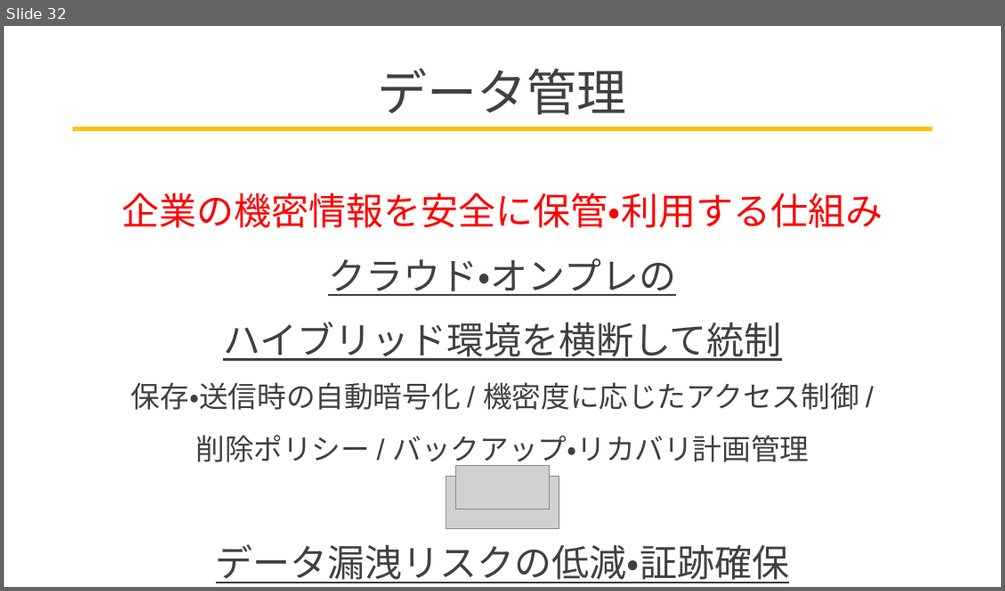
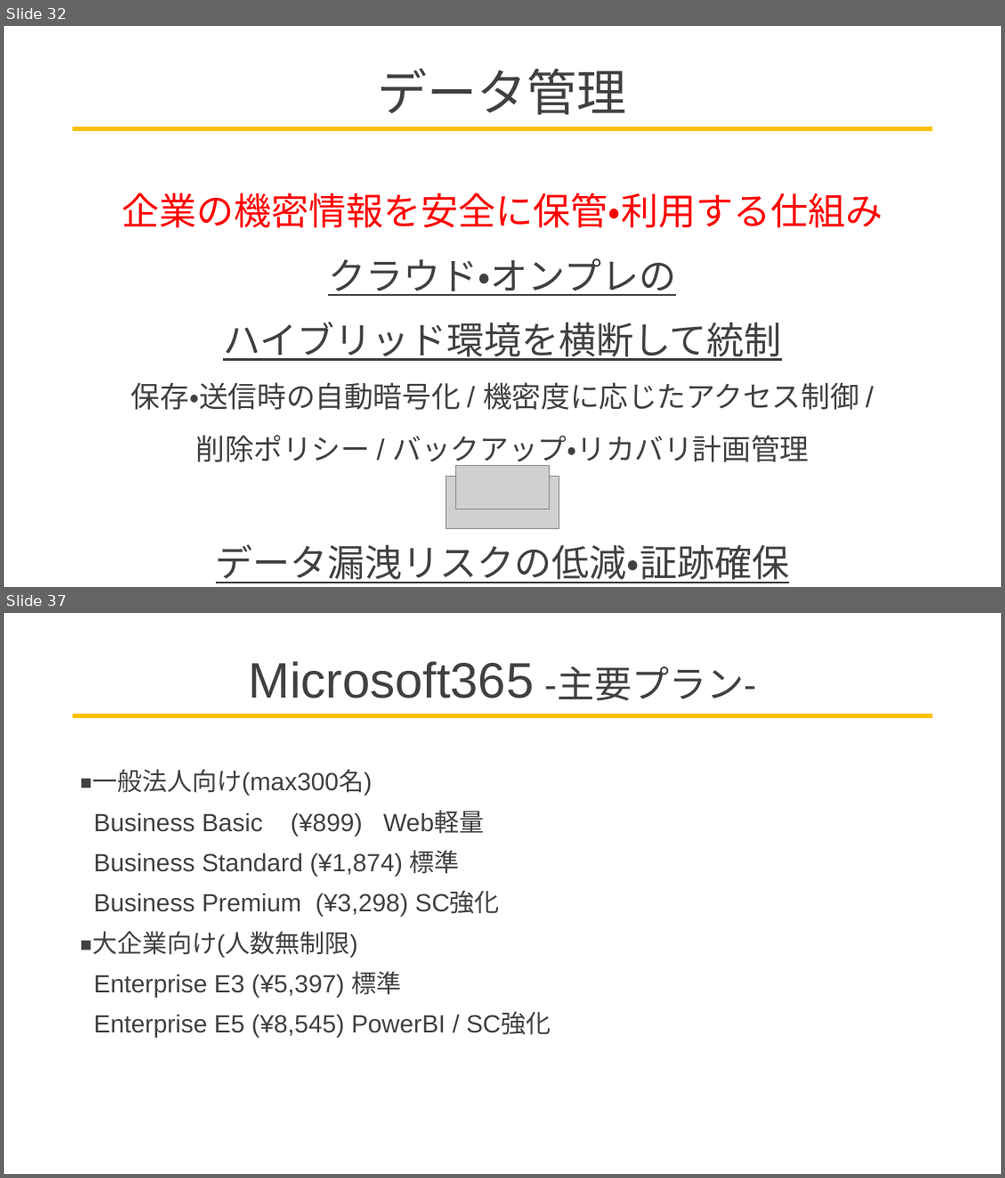
Before and after one commit to AeolusSoul/memo, a slide deck: 1-MSとは.pptx. Shown one above the other, each under a label of ours: slide 32 before the commit, slides 32 and 37 after it; the slides between them are not shown. The pictures are 1005x591 and 1005x1178 pixels, drawn with LibreOffice and Linux fonts; fonts in the diff are those of the drawing; grey boxes stand for pictures. Boxes give left, top, right and bottom in pixels: in the first picture for what was removed or moved away, otherwise in the second. Text is boxed around its words. In the diff, an @@ line names an element or a change of style, - is before the commit and + after.

```diff
--- a/1-MSとは.pptx
+++ b/1-MSとは.pptx
@@ slide 37 added at [4,613,1001,1174], background #FFFFFF; not listed: 1 template element that a slide beside it also shows @@
@@ title added at [249,661,756,701], 48 pt, text #404040 @@
+Microsoft365 -主要プラン-
@@ text added at [92,769,550,1037], 24 pt, text #404040 @@
+◾️一般法人向け(max300名)
+Business Basic (¥899) Web軽量
+Business Standard (¥1,874) 標準
+Business Premium (¥3,298) SC強化
+◾️大企業向け(人数無制限)
+Enterprise E3 (¥5,397) 標準
+Enterprise E5 (¥8,545) PowerBI / SC強化
```
Also in this commit, not shown: 3 slides changed, 19 other slides added, 1 slide removed.
